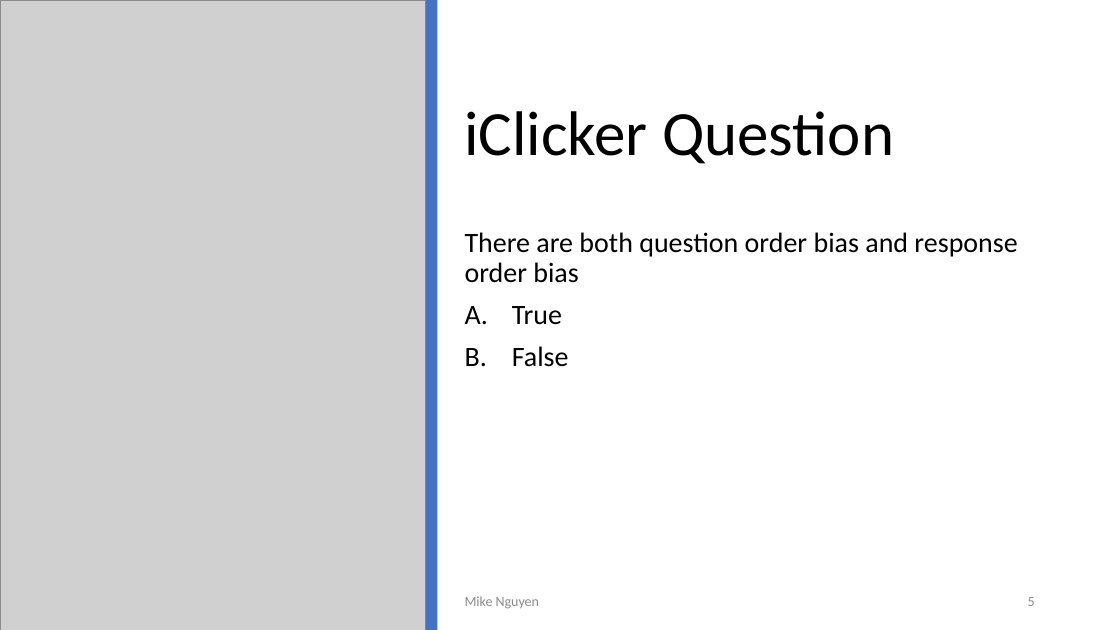
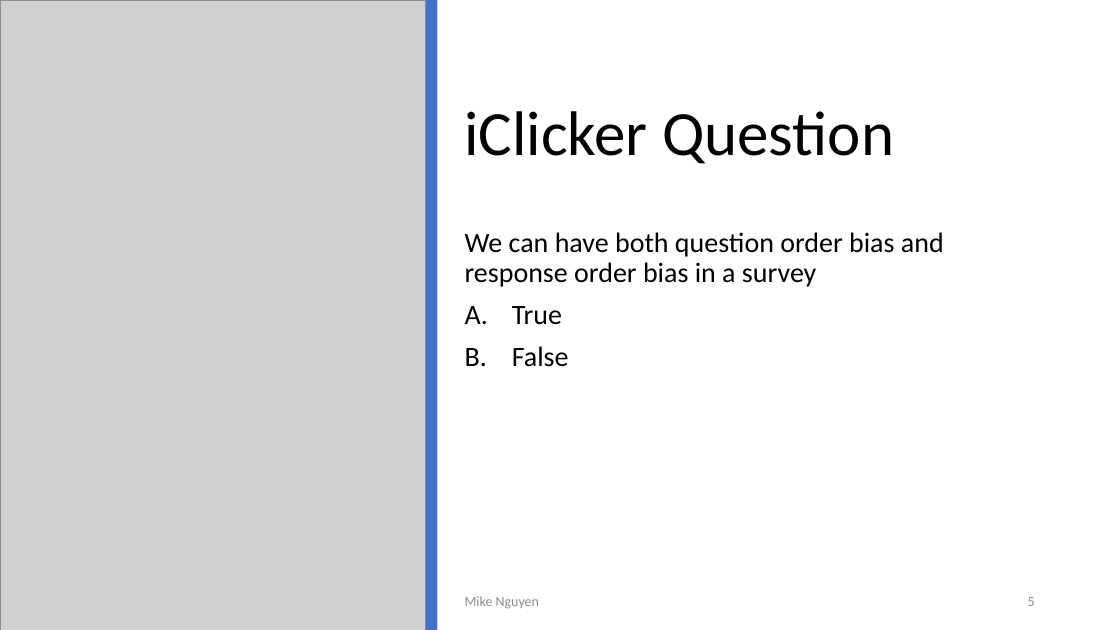
Before and after one commit to mikenguyen13/mar4050_S22, a slide deck: slide 5 of lectures/6/2_Questionnaire Analysis.pptx. Drawn at 1120x630 pixels with LibreOffice and Linux fonts; fonts in the diff are those of the drawing; grey boxes stand for pictures. Boxes give left, top, right and bottom in pixels: in the first picture for what was removed or moved away, otherwise in the second. Text is boxed around its words. In the diff, an @@ line names an element or a change of style, - is before the commit and + after.

```diff
--- a/lectures/6/2_Questionnaire Analysis.pptx
+++ b/lectures/6/2_Questionnaire Analysis.pptx
@@ text at <box>465,232,944,287</box>: text changed @@
-There are both question order bias and response order bias
+We can have both question order bias and response order bias in a survey
```
Also in this commit, not shown: 7 other slides changed, 1 other file.
